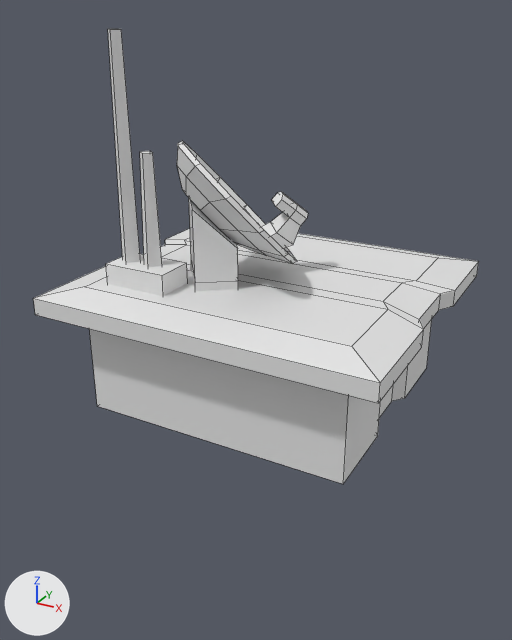
Renders of the Blender file models/base.blend from each side of a commit.
Both versions are drawn from a 50 mm lens placed at (10.48, -20.13, 12.49), pointed at (-0.28, -0.56, 2.71). Arrows for +X, +Y and +Z are at lower left; the lights stay in place. Mesh edges are drawn as thin lines. Materials are left out; every surface is plain grey. Objects named as collision shapes, trigger or cutter boxes, shadow casters or lower levels of detail are left out.
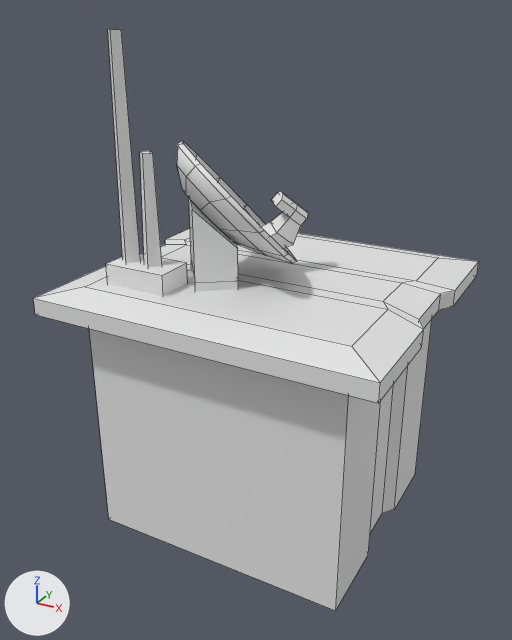
The newer file is also rescaled (x12.43), turned or shifted as a whole; pictures and numbers use the older file's frame.

What the commit changed:
me_cube is used by ob_cube; location (0.0, 0.0, 1.76); scale (4.56, 4.14, 1.82).
me_cube had 194 vertices, 170 faces and spanned x -1.26..1.26, y -1.26..1.26, z -1.0..5.6.
me_cube now has 194 vertices, 170 faces and spans x -1.26..1.26, y -1.26..1.26, z -3.67..5.6.
me_cube part 1: all 12 vertices in x -1.0..1.0, y -1.0..1.0, z -1.0 are moved by (0.0, 0.0, -2.67).
me_cube part 2: 62 of the faces centred in x -0.59..0.3, y -0.79..0.27, z 1.8..3.82 are now shaded smooth.

What differs and where, as boxes (x1, y1, x2, y2) in the pictures (512 x 640 px; the box of a moved part takes in the faces that stretch with it):
'Cube', reshaped (28% taller): before (33, 29, 479, 484); after (33, 29, 479, 611)
part 1 of me_cube, moved or reshaped: before (89, 319, 432, 484); after (89, 319, 432, 611)
part 2 of me_cube, shading changed: (177, 141, 297, 264) in both
